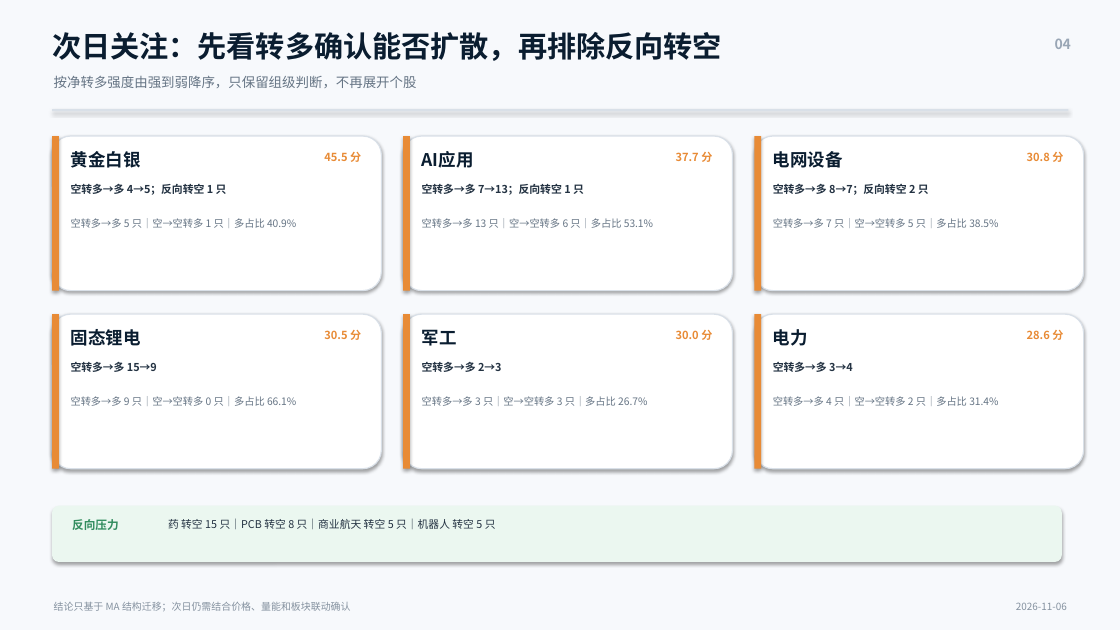
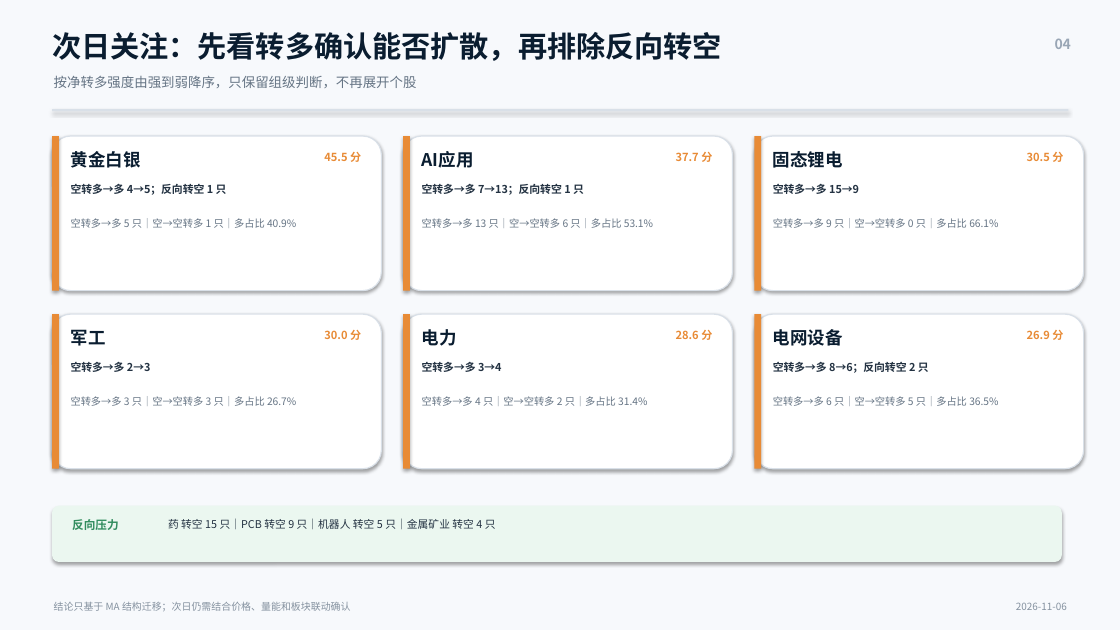
Before and after one commit to nancybhc/a-share-blast-lab, a slide deck: slide 4 of assets/多空阶段简报_2026-11-06.pptx. Drawn at 1120x630 pixels with LibreOffice and Linux fonts; fonts in the diff are those of the drawing. Boxes give left, top, right and bottom in pixels: in the first picture for what was removed or moved away, otherwise in the second. Text is boxed around its words. In the diff, an @@ line names an element or a change of style, - is before the commit and + after.

```diff
--- a/assets/多空阶段简报_2026-11-06.pptx
+++ b/assets/多空阶段简报_2026-11-06.pptx
@@ text at box(773, 151, 843, 168): text changed @@
-电网设备
+固态锂电
@@ text at box(773, 184, 859, 194): text changed @@
-空转多→多 8→7；反向转空 2 只
+空转多→多 15→9
@@ text at box(773, 218, 998, 228): text changed @@
-空转多→多 7 只｜空→空转多 5 只｜多占比 38.5%
+空转多→多 9 只｜空→空转多 0 只｜多占比 66.1%
@@ text at box(71, 329, 106, 346): text changed @@
-固态锂电
+军工
@@ text at box(422, 329, 457, 346): text changed @@
-军工
+电力
@@ text at box(773, 329, 843, 346): text changed @@
-电力
+电网设备
@@ text at box(676, 330, 712, 340): text changed @@
-30.0 分
+28.6 分
@@ text at box(71, 362, 151, 372): text changed @@
-空转多→多 15→9
+空转多→多 2→3
@@ text at box(422, 362, 502, 372): text changed @@
-空转多→多 2→3
+空转多→多 3→4
@@ text at box(773, 362, 929, 373): text changed @@
-空转多→多 3→4
+空转多→多 8→6；反向转空 2 只
@@ text at box(71, 396, 296, 406): text changed @@
-空转多→多 9 只｜空→空转多 0 只｜多占比 66.1%
+空转多→多 3 只｜空→空转多 3 只｜多占比 26.7%
@@ text at box(422, 396, 647, 406): text changed @@
-空转多→多 3 只｜空→空转多 3 只｜多占比 26.7%
+空转多→多 4 只｜空→空转多 2 只｜多占比 31.4%
@@ text at box(773, 396, 998, 406): text changed @@
-空转多→多 4 只｜空→空转多 2 只｜多占比 31.4%
+空转多→多 6 只｜空→空转多 5 只｜多占比 36.5%
@@ text at box(168, 518, 496, 529): text changed @@
-药 转空 15 只｜PCB 转空 8 只｜商业航天 转空 5 只｜机器人 转空 5 只
+药 转空 15 只｜PCB 转空 9 只｜机器人 转空 5 只｜金属矿业 转空 4 只
```
Also in this commit, not shown: 2 other slides changed, 8 other files.
